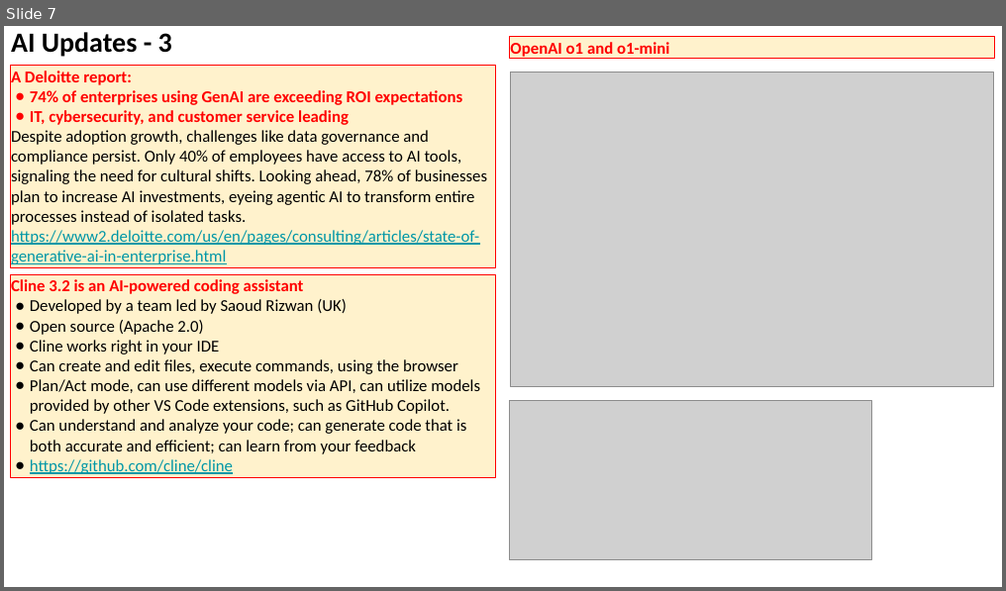
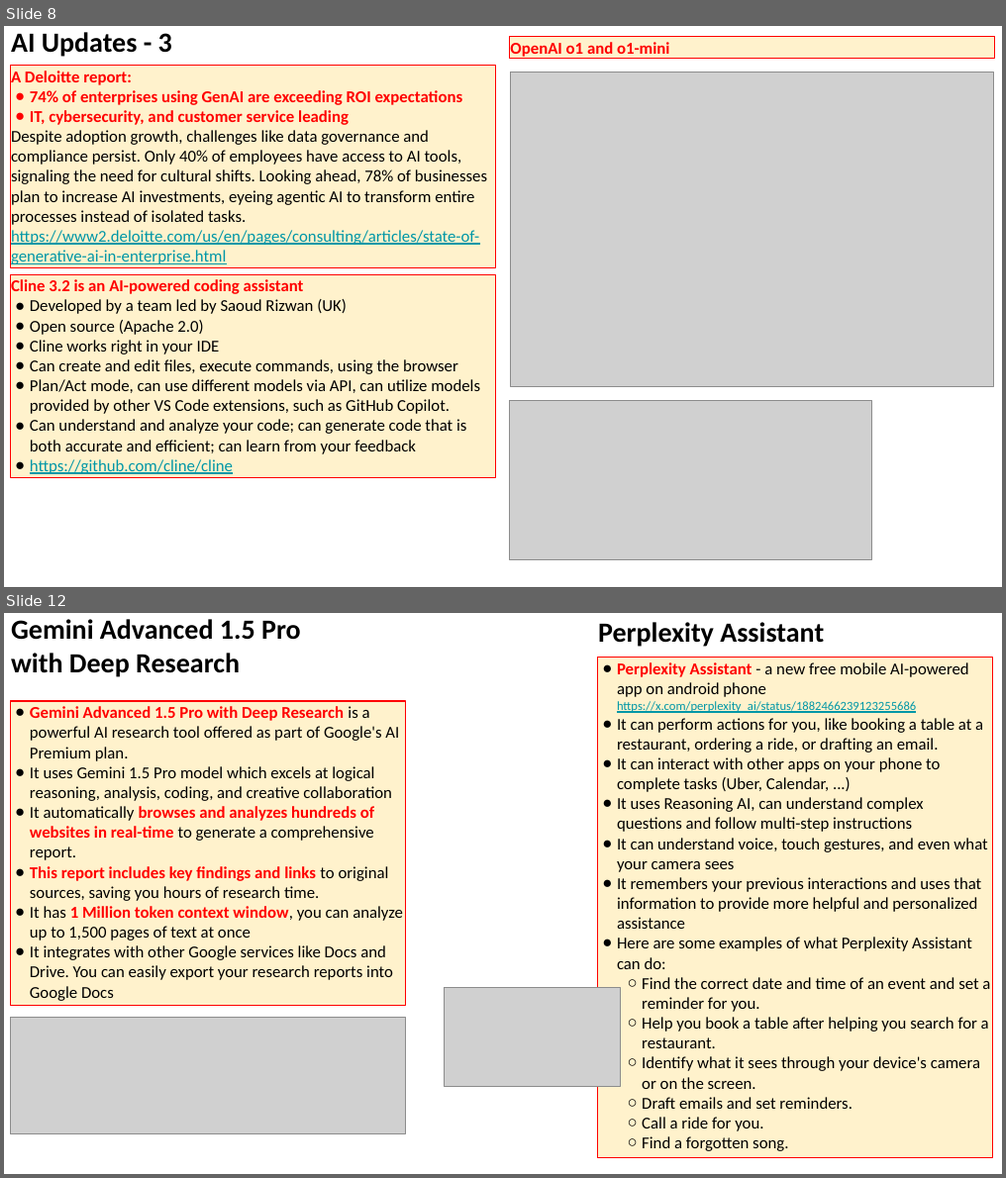
Before and after one commit to lselector/seminar, a slide deck: 2025/2025-01-24-AI-Updates.pptx. Shown one above the other, each under a label of ours: slide 7 before the commit, slides 8 and 12 after it; the slides between them are not shown. The pictures are 1006x591 and 1006x1178 pixels, drawn with LibreOffice and Linux fonts; fonts in the diff are those of the drawing; grey boxes stand for pictures. Boxes give left, top, right and bottom in pixels: in the first picture for what was removed or moved away, otherwise in the second. Text is boxed around its words. In the diff, an @@ line names an element or a change of style, - is before the commit and + after.

```diff
--- a/2025/2025-01-24-AI-Updates.pptx
+++ b/2025/2025-01-24-AI-Updates.pptx
@@ slide 12 added at (4, 613, 1002, 1174), background #FFFFFF @@
@@ text added at (11, 619, 301, 677), 20 pt, text #000000, bold @@
+Gemini Advanced 1.5 Pro
+with Deep Research
@@ text added at (598, 622, 824, 647), 20 pt, text #000000, bold @@
+Perplexity Assistant
@@ rectangle added at (597, 658, 992, 1158), fill #FFF2CC, outline #FF0000 0.75 pt, 12 pt, text #000000 @@
+● Perplexity Assistant - a new free mobile AI-powered app on android phone https://x.com/perplexity_ai/status/1882466239123255686
+● It can perform actions for you, like booking a table at a restaurant, ordering a ride, or drafting an email.
+● It can interact with other apps on your phone to complete tasks (Uber, Calendar, ...)
+● It uses Reasoning AI, can understand complex questions and follow multi-step instructions
+● It can understand voice, touch gestures, and even what your camera sees
+● It remembers your previous interactions and uses that information to provide more helpful and personalized assistance
+● Here are some examples of what Perplexity Assistant can do:
+  ○ Find the correct date and time of an event and set a reminder for you.
+  ○ Help you book a table after helping you search for a restaurant.
+  ○ Identify what it sees through your device's camera or on the screen.
+  ○ Draft emails and set reminders.
+  ○ Call a ride for you.
+  ○ Find a forgotten song.
@@ rectangle added at (10, 701, 405, 1005), fill #FFF2CC, outline #FF0000 0.75 pt, 12 pt, text #000000 @@
+● Gemini Advanced 1.5 Pro with Deep Research is a powerful AI research tool offered as part of Google's AI Premium plan.
+● It uses Gemini 1.5 Pro model which excels at logical reasoning, analysis, coding, and creative collaboration
+● It automatically browses and analyzes hundreds of websites in real-time to generate a comprehensive report.
+● This report includes key findings and links to original sources, saving you hours of research time.
+● It has 1 Million token context window, you can analyze up to 1,500 pages of text at once
+● It integrates with other Google services like Docs and Drive. You can easily export your research reports into Google Docs
@@ picture added at (445, 987, 620, 1086) @@
@@ picture added at (10, 1018, 405, 1135) @@
@@ what was slide 7 is now slide 8 @@
```
Also in this commit, not shown: 4 slides changed, 4 other slides added.
